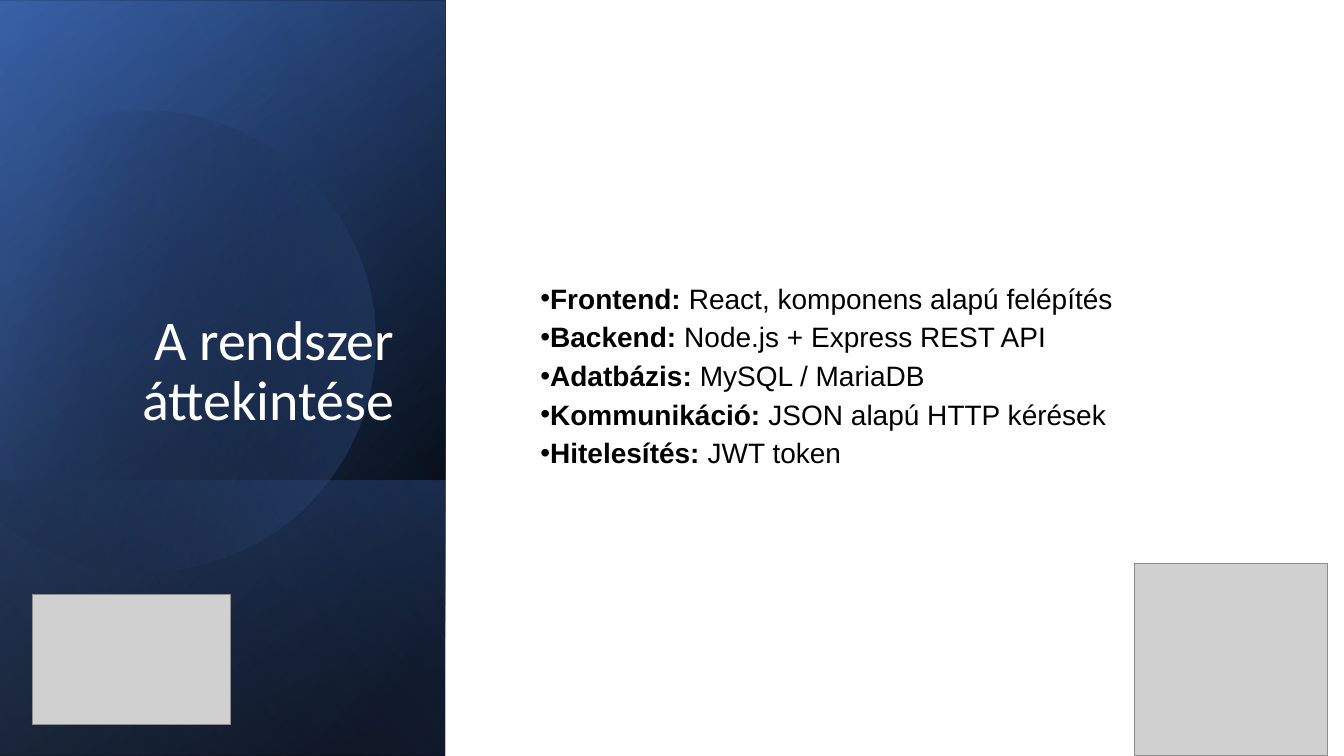
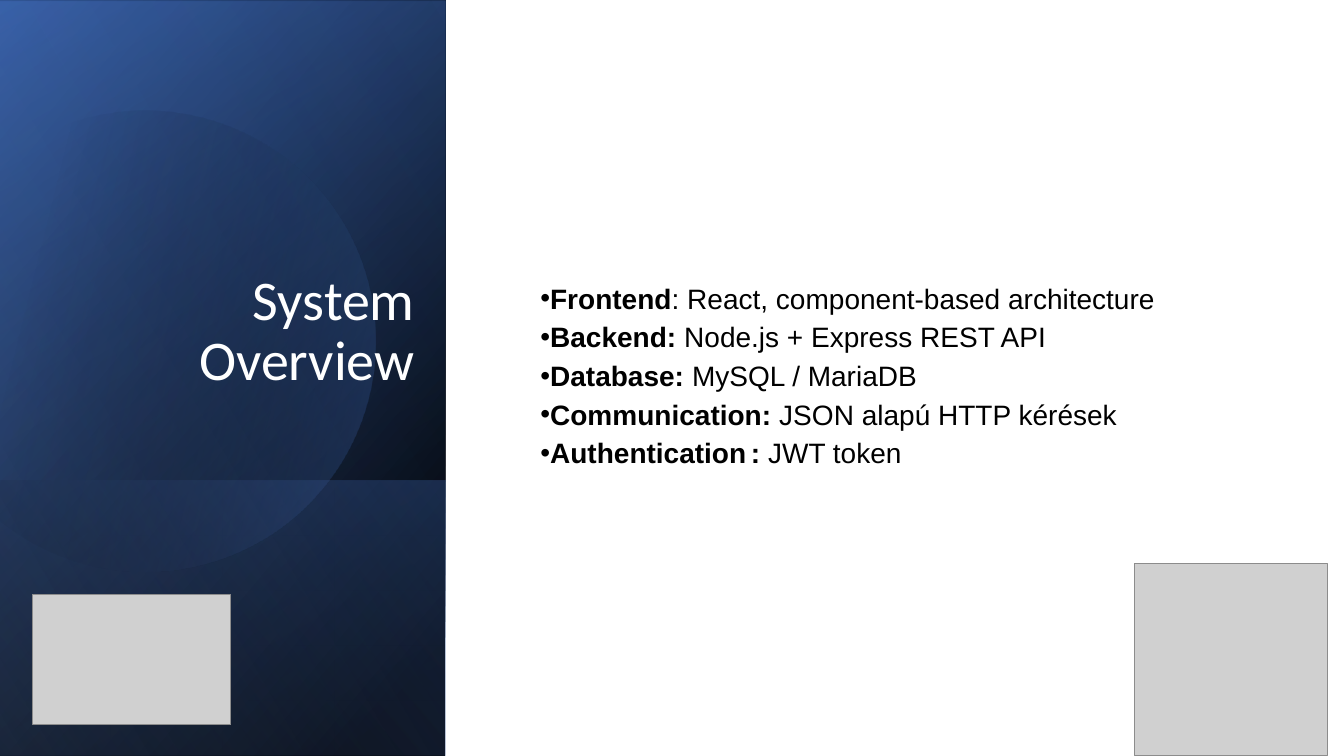
Before and after one commit to ClausPatrik/Makettoldal, a slide deck: slide 4 of MakettMester.pptx (slide 3 before the commit). Drawn at 1344x756 pixels with LibreOffice and Linux fonts; fonts in the diff are those of the drawing; grey boxes stand for pictures. Boxes give left, top, right and bottom in pixels: in the first picture for what was removed or moved away, otherwise in the second. Text is boxed around its words. In the diff, an @@ line names an element or a change of style, - is before the commit and + after.

```diff
--- a/MakettMester.pptx
+++ b/MakettMester.pptx
@@ title at box(199, 283, 415, 381): text changed @@
-A rendszer áttekintése
+System Overview
@@ text at box(550, 288, 1154, 314): text changed @@
-• Frontend: React, komponens alapú felépítés
+• Frontend: React, component-based architecture
@@ text at box(550, 365, 1117, 464): text changed @@
-• Adatbázis: MySQL / MariaDB
-• Kommunikáció: JSON alapú HTTP kérések
-• Hitelesítés: JWT token
+• Database: MySQL / MariaDB
+• Communication: JSON alapú HTTP kérések
+• Authentication : JWT token
```
Also in this commit, not shown: 2 slides added, 1 slide removed.
